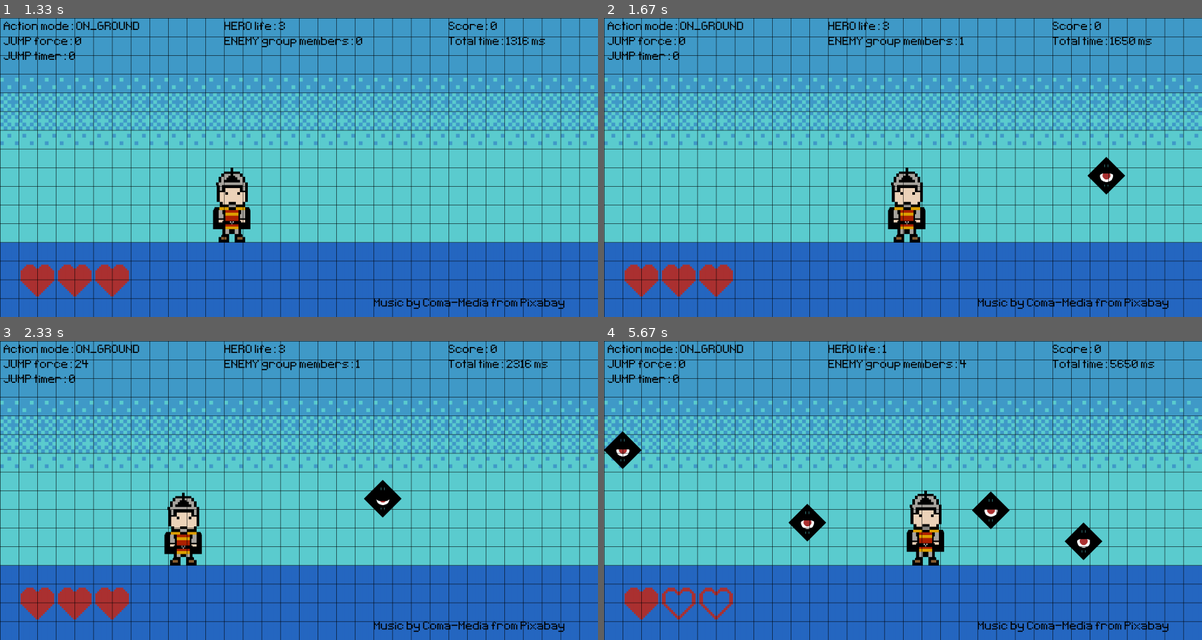
Above: before the commit, frames 1-4 (two rows, left to right).
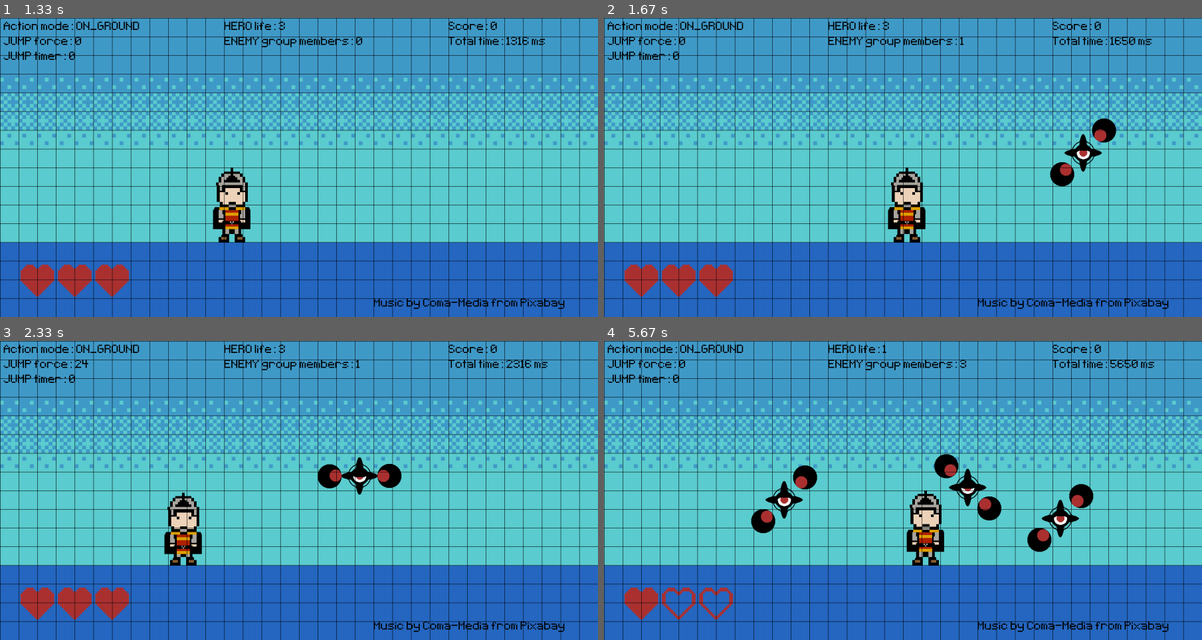
Above: after the commit, the same moments.

Repository: alo40/pygame_pininos
Game: pygame game, started from pininos_main.py
Same seed, same stepped clock (60 frames per second), same inputs: the game is played once before the commit and once after it.
Inputs:
- Up to frame 1 (1.33 s): tap Space at 0.33 s; hold Right 0.67-1.13 s; hold Right from 1.17 s (still down)
- Up to frame 2 (1.67 s): release Right at 1.63 s
- Up to frame 3 (2.33 s): hold Left 1.67-2.2 s; hold Down from 2.23 s (still down)
- Up to frame 4 (5.67 s): release Down at 2.53 s; hold Left 2.57-2.97 s; hold Right 3-3.63 s; hold Down 3.67-4.03 s; hold Left 4.07-4.53 s; hold Right 4.57-5.03 s; hold Right 5.07-5.53 s; hold Left from 5.57 s (still down)

Frame 1 is identical in both runs. In frame 2, 1.3% of the frame differs, in the area x 74-88%, y 33-60%; in frame 3, 1.2%; in frame 4, 3.8%, in the area x 0-84%, y 6-74%.

Commit message:
added enemy_02 and its animation

Diff:
--- a/pininos_main.py
+++ b/pininos_main.py
@@ -54,6 +54,10 @@
 HERO_X_START_POS = 200  # default 200
 
 # GLOBAL enemy parameters
+# ENEMY_TYPE_LIST = ['enemy_01', 'enemy_02']
+ENEMY_TYPE_LIST = ['enemy_02']
+ENEMY_ANIMATION_TIME = 200  # default 200 (in ms)
+
 ENEMY_SPAWN_TIME_DAY_1 = 1000  # default 1000
 ENEMY_MOVE_SPEED_DAY_1 = 8  # default 8
 
@@ -287,6 +291,27 @@
             self.frames = [frame1, frame2, frame3, frame4, frame5, frame6, frame7, frame8, frame9, frame10]
             self.frame_index = 0
 
+        if type == 'enemy_02':
+
+            # enemy_02 new frames
+            frame1 = pg.image.load('graphics/evil_eye_2nd_type_big1.png').convert_alpha()
+            frame2 = pg.image.load('graphics/evil_eye_2nd_type_big2.png').convert_alpha()
+            frame3 = pg.image.load('graphics/evil_eye_2nd_type_big3.png').convert_alpha()
+            frame4 = pg.image.load('graphics/evil_eye_2nd_type_big4.png').convert_alpha()
+            frame5 = pg.image.load('graphics/evil_eye_2nd_type_big5.png').convert_alpha()
+            frame6 = pg.image.load('graphics/evil_eye_2nd_type_big6.png').convert_alpha()
+            frame7 = pg.image.load('graphics/evil_eye_2nd_type_big7.png').convert_alpha()
+            frame8 = pg.image.load('graphics/evil_eye_2nd_type_big8.png').convert_alpha()
+            frame9 = pg.image.load('graphics/evil_eye_2nd_type_big9.png').convert_alpha()
+            frame10 = pg.image.load('graphics/evil_eye_2nd_type_big10.png').convert_alpha()
+            frame11 = frame1
+
+
+            # concatenate frames
+            # self.frames = [frame1, frame2, frame3, frame4, frame5, frame7, frame8, frame9]
+            self.frames = [frame1, frame2, frame3, frame4, frame5, frame6, frame7, frame8, frame9, frame10]
+            self.frame_index = 0
+
         else:  # other type of enemy can be used here
             pass
 
@@ -416,7 +441,7 @@
 
     # timers enemy_01 animation
     timer_enemy_01_animation = pg.USEREVENT + 3  # +3 is used to avoid conflicts with pygame user events
-    pg.time.set_timer(timer_enemy_01_animation, 200)  # tigger event in x ms
+    pg.time.set_timer(timer_enemy_01_animation, ENEMY_ANIMATION_TIME)  # tigger event in x ms
 
     # game loop
     while True:
@@ -448,7 +473,8 @@
                     and (game_mode == Game.DAY_1 or game_mode == Game.DAY_2 or game_mode == Game.DAY_3):
 
                 # add new element to enemy group
-                enemy_group.add(Enemy('enemy_01', game_mode))
+                # enemy_group.add(Enemy('enemy_01', game_mode))
+                enemy_group.add(Enemy(choice(ENEMY_TYPE_LIST), game_mode))
 
             # TIMER EVENT: ENEMY_01 ANIMATION
             if event.type == timer_enemy_01_animation \
Binary file added: graphics/evil_eye_2nd_type1.png
Binary file added: graphics/evil_eye_2nd_type2.png
Binary file added: graphics/evil_eye_2nd_type3.png
Binary file added: graphics/evil_eye_2nd_type4.png
Binary file added: graphics/evil_eye_2nd_type5.png
Binary file added: graphics/evil_eye_2nd_type6.png
Binary file added: graphics/evil_eye_2nd_type_big1.png
Binary file added: graphics/evil_eye_2nd_type_big10.png
Binary file added: graphics/evil_eye_2nd_type_big2.png
Binary file added: graphics/evil_eye_2nd_type_big3.png
Binary file added: graphics/evil_eye_2nd_type_big4.png
Binary file added: graphics/evil_eye_2nd_type_big5.png
(and 18 more such lines)
